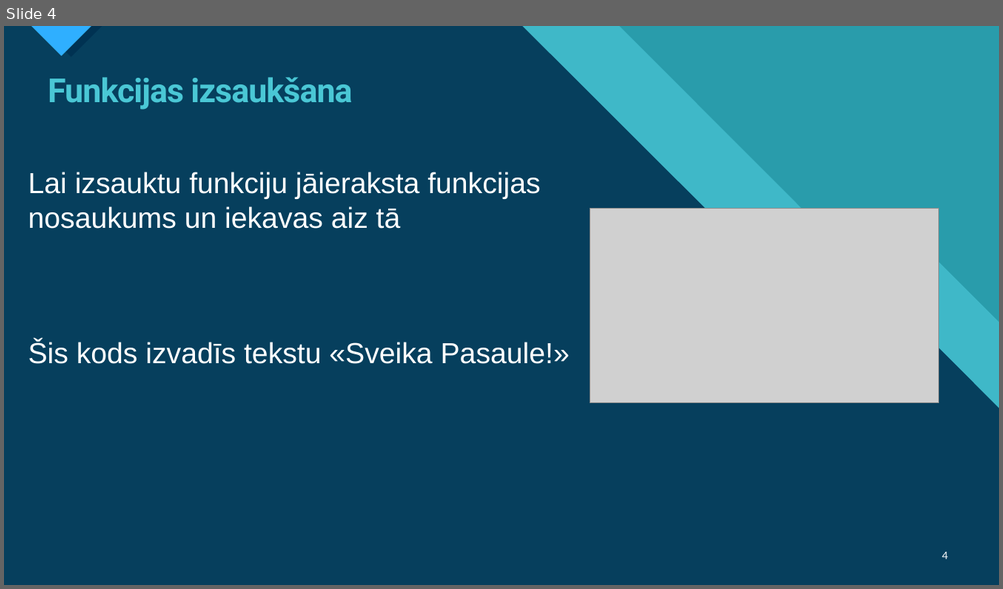
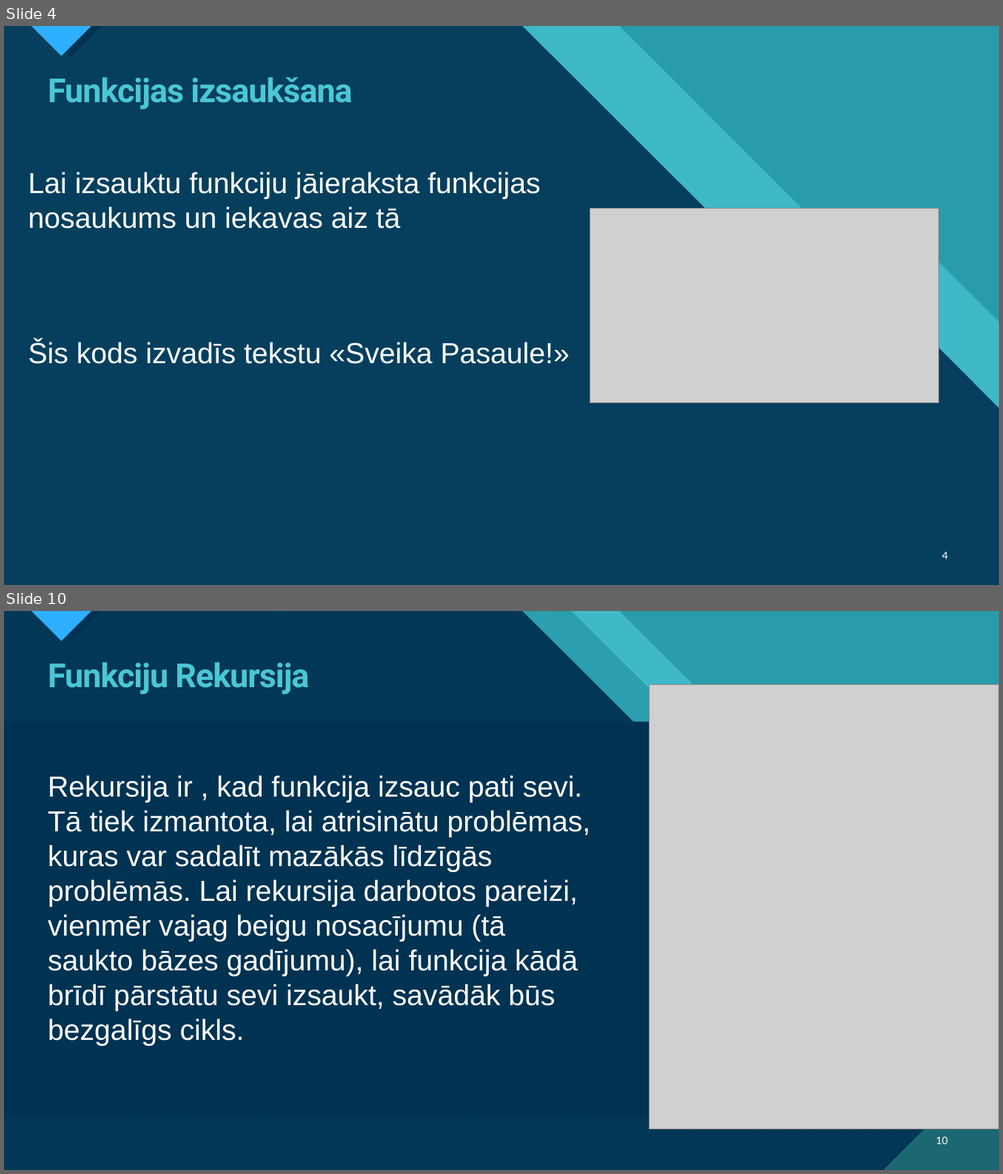
Before and after one commit to Klavinsnemakprogrammet/GalaEksamens2.Kurss, a slide deck: Python Funkcijas.pptx. Shown one above the other, each under a label of ours: slide 4 before the commit, slides 4 and 10 after it; the slides between them are not shown. The pictures are 1003x589 and 1003x1174 pixels, drawn with LibreOffice and Linux fonts; fonts in the diff are those of the drawing; grey boxes stand for pictures. Boxes give left, top, right and bottom in pixels: in the first picture for what was removed or moved away, otherwise in the second. Text is boxed around its words. In the diff, an @@ line names an element or a change of style, - is before the commit and + after.

```diff
--- a/Python Funkcijas.pptx
+++ b/Python Funkcijas.pptx
@@ slide 10 added at (4, 611, 999, 1170), background #47C3D3; not listed: 17 template elements that a slide beside it also shows @@
@@ freeform shape added at (4, 611, 999, 1170), fill pattern #47C3D3 on #1B6872 @@
@@ title added at (48, 662, 309, 695), 32 pt, text #4AC7D5, bold @@
+Funkciju Rekursija
@@ picture added at (649, 685, 999, 1130) @@
@@ text added at (48, 775, 591, 1046), 28 pt, text #FFFFFF @@
+Rekursija ir , kad funkcija izsauc pati sevi. Tā tiek izmantota, lai atrisinātu problēmas, kuras var sadalīt mazākās līdzīgās problēmās. Lai rekursija darbotos pareizi, vienmēr vajag beigu nosacījumu (tā saukto bāzes gadījumu), lai funkcija kādā brīdī pārstātu sevi izsaukt, savādāk būs bezgalīgs cikls.
@@ page number added at (936, 1137, 948, 1145), 10 pt, text #FFFFFF @@
+10
```
Also in this commit, not shown: 1 slide changed, 5 other slides added, 10 slides removed.
